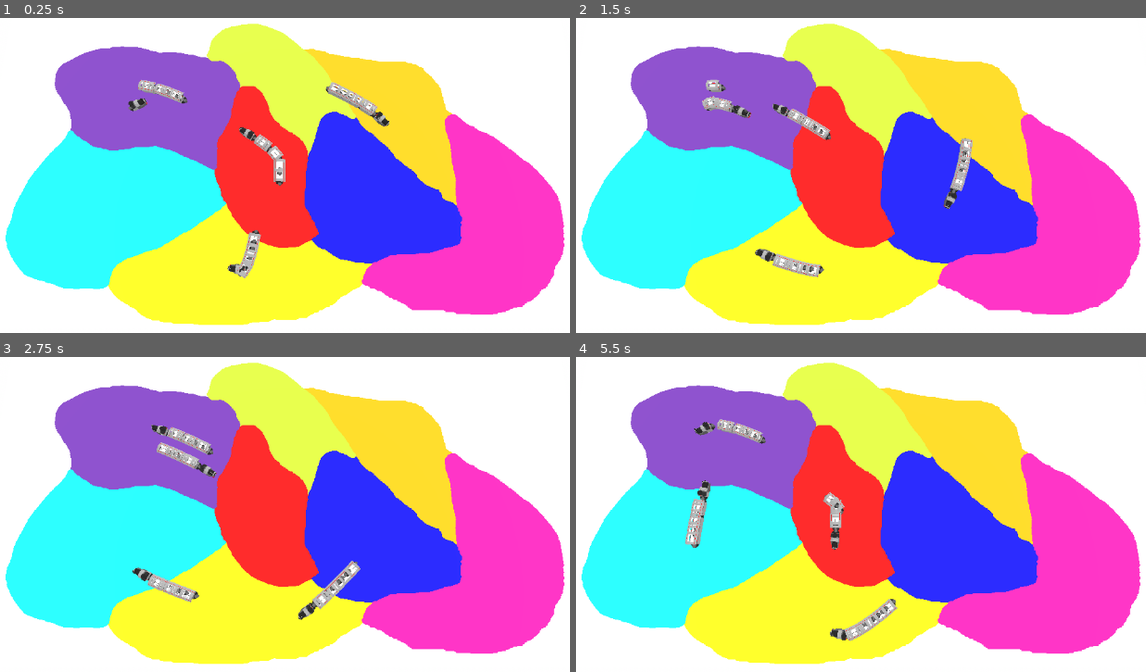
Above: before the commit, frames 1-4 (two rows, left to right).
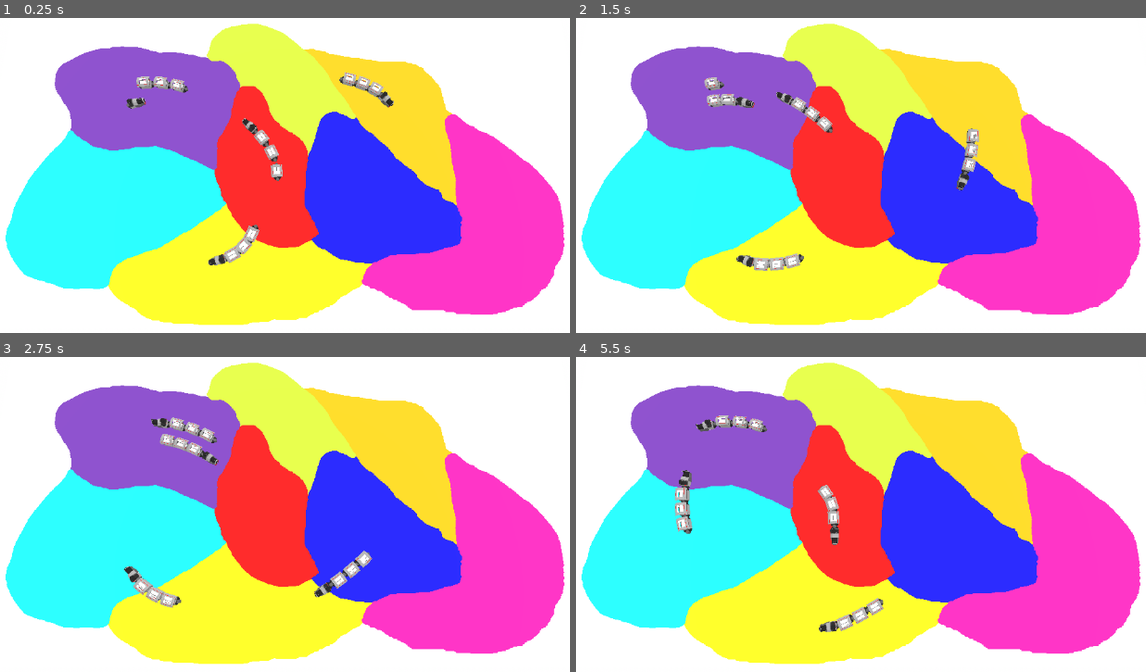
Above: after the commit, the same moments.

Repository: squirrelsoftcompany/LD54
Game: Godot game, scene res://_scenes/main.tscn
The game is run twice, just before and just after one commit, with the same random seed, the same clock (stepped at 60 frames per second) and the same inputs.
Inputs (mouse positions are in pixels of both pictures, inside the frame that each line leads up to):
- Up to frame 1 (0.25 s): no input
- Up to frame 2 (1.5 s): move the mouse to (1026, 153) at 0.52 s; move the mouse to (712, 194) at 1.27 s
- Up to frame 3 (2.75 s): move the mouse to (359, 423) at 2.02 s
- Up to frame 4 (5.5 s): move the mouse to (826, 596) at 2.77 s; move the mouse to (1083, 574) at 3.52 s; move the mouse to (638, 451) at 4.27 s; move the mouse to (900, 514) at 5.02 s

The runs differ from the first frame. In frame 1, 2.6% of the frame differs, in the area x 22-70%, y 17-83%; in frame 2, 2.5%; in frame 3, 2.7%; in frame 4, 2.8%, in the area x 17-57%, y 18-91%.

Commit message:
Main scene update with new railways scene and no more wagon (they are spawned)

Diff:
--- a/_scenes/main.tscn
+++ b/_scenes/main.tscn
@@ -2,8 +2,8 @@
 
 [ext_resource type="PackedScene" uid="uid://bo70n755f56k8" path="res://_scenes/nodes/train_followpath.tscn" id="1_4b0xy"]
 [ext_resource type="PackedScene" uid="uid://fmcwxwu4ql6q" path="res://_scenes/nodes/main_camera.tscn" id="1_71qib"]
-[ext_resource type="PackedScene" uid="uid://diyr61kdpr8fn" path="res://_scenes/nodes/wagon_followpath.tscn" id="2_l3b7c"]
 [ext_resource type="PackedScene" uid="uid://6jqwm3841tt1" path="res://_scenes/nodes/map_brut.tscn" id="2_thhpo"]
+[ext_resource type="PackedScene" uid="uid://bjlt2nukdye2a" path="res://_scenes/railways/railway.tscn" id="6_4sskq"]
 
 [sub_resource type="ProceduralSkyMaterial" id="ProceduralSkyMaterial_odkk1"]
 sky_top_color = Color(1, 1, 1, 1)
@@ -19,16 +19,18 @@
 sky = SubResource("Sky_c5wym")
 sdfgi_enabled = true
 
-[sub_resource type="Curve3D" id="Curve3D_fn3ir"]
+[sub_resource type="Curve3D" id="Curve3D_jxp5d"]
+resource_local_to_scene = true
 _data = {
-"points": PackedVector3Array(-11.7367, -2.45457, 9.10918, 11.737, 0, -9.109, -100, 0, -40, -0.367, 0, -7.787, 0.367, 0, 7.787, -9.952, 0, 4.11, 14.933, 0, -0.054, -14.933, 0, 0.054, -24.589, 0, 73.06, 3.865, 0, 9.486, -3.865, 0, -9.486, -107.09, 0, 40.259, -0.08, 0, 0.495, 0.0800018, 0.136276, -0.494934, -100, 0, -40),
+"points": PackedVector3Array(-35.5695, 0, 10.9988, 35.5695, 0, -10.9988, -100.089, 0, -41.8023, -1.76565, 0, -21.1282, 1.76565, 0, 21.1282, -11.6503, 0, 7.98209, 34.7381, 0, -7.5825, -34.7381, 0, 7.5825, -40.837, 0, 68.0587, 10.5703, 0, 22.5458, -10.5703, 0, -22.5458, -109.437, 0, 31.1261, -23.0052, 0, 9.0089, 23.0052, 0, -9.0089, -100.063, 0, -41.6868),
 "tilts": PackedFloat32Array(0, 0, 0, 0, 0)
 }
 point_count = 5
 
-[sub_resource type="Curve3D" id="Curve3D_hpey0"]
+[sub_resource type="Curve3D" id="Curve3D_m0oih"]
+resource_local_to_scene = true
 _data = {
-"points": PackedVector3Array(-14.2494, -0.299683, 12.4061, 14.249, 0, -12.406, -108.508, 0, -51.89, -23.237, 0, -3.04, 23.237, 0, 3.04, -5.015, 0, -64.178, -5.419, 0, -12.97, 5.419, 0, 12.97, 70.05, 0, -23.286, 7.206, 0, -9.499, -7.206, 0, 9.499, 55.552, 0, 34.786, 17.037, 0, 3.407, -17.0371, 0.615982, -3.40698, -13.156, 0, 86.928),
+"points": PackedVector3Array(-6.75703, 0, 6.85496, 6.75703, 0, -6.85496, -108.904, 0, -50.5885, -27.6809, 0, -1.35723, 27.6809, 0, 1.35723, -7.33251, 0, -64.0767, -14.8928, 0, -16.0456, 14.8928, 0, 16.0456, 68.4846, 0, -43.8429, 12.7895, 0, -18.3001, -12.7895, 0, 18.3001, 59.5556, 0, 32.3778, 16.4024, 0, -2.57542, -16.4024, 0, 2.57542, -17.7616, 0, 82.9524),
 "tilts": PackedFloat32Array(0, 0, 0, 0, 0)
 }
 point_count = 5
@@ -51,87 +53,28 @@
 [node name="Map" parent="." instance=ExtResource("2_thhpo")]
 transform = Transform3D(380, 0, 0, 0, 1, 0, 0, 0, 200, 0, 0, 0)
 
-[node name="Ralways1" type="Path3D" parent="."]
-curve = SubResource("Curve3D_fn3ir")
+[node name="railway" parent="." instance=ExtResource("6_4sskq")]
+curve = SubResource("Curve3D_jxp5d")
 
-[node name="Train" parent="Ralways1" instance=ExtResource("1_4b0xy")]
-transform = Transform3D(0.613111, 0, -0.789997, 0, 1, 0, 0.789997, 0, 0.613111, -100, 0, -40)
+[node name="Train" parent="railway" instance=ExtResource("1_4b0xy")]
+transform = Transform3D(0.295419, 0, -0.955368, 0, 1, 0, 0.955368, 0, 0.295419, -100.089, 0, -41.8023)
 ping_pong = true
 
-[node name="Wagon" parent="Ralways1" node_paths=PackedStringArray("train") instance=ExtResource("2_l3b7c")]
-transform = Transform3D(0.613111, 0, -0.789997, 0, 1, 0, 0.789997, 0, 0.613111, -100, 0, -40)
-train = NodePath("../Train")
-
-[node name="Wagon2" parent="Ralways1" node_paths=PackedStringArray("train") instance=ExtResource("2_l3b7c")]
-transform = Transform3D(0.613111, 0, -0.789997, 0, 1, 0, 0.789997, 0, 0.613111, -100, 0, -40)
-train = NodePath("../Train")
-offset = 24.0
-
-[node name="Train2" parent="Ralways1" instance=ExtResource("1_4b0xy")]
-transform = Transform3D(-0.573465, 0, -0.81923, 0, 1, 0, 0.81923, 0, -0.573465, -21.6976, 0, -6.77194)
-progress = 86.8448
+[node name="Train2" parent="railway" instance=ExtResource("1_4b0xy")]
+transform = Transform3D(-0.745822, 0, -0.666145, 0, 1, 0, 0.666145, 0, -0.745822, -22.1787, 0, -11.3608)
+progress = 87.5867
 ping_pong = true
 backward = true
 
-[node name="Wagon3" parent="Ralways1" node_paths=PackedStringArray("train") instance=ExtResource("2_l3b7c")]
-transform = Transform3D(0.613111, 0, -0.789997, 0, 1, 0, 0.789997, 0, 0.613111, -100, 0, -40)
-train = NodePath("../Train2")
+[node name="Train3" parent="railway" instance=ExtResource("1_4b0xy")]
+transform = Transform3D(-0.405707, 0, 0.914003, 0, 1, 0, -0.914003, 0, -0.405707, -31.3229, 0, 65.0128)
+progress = 175.173
 
-[node name="Wagon4" parent="Ralways1" node_paths=PackedStringArray("train") instance=ExtResource("2_l3b7c")]
-transform = Transform3D(0.613111, 0, -0.789997, 0, 1, 0, 0.789997, 0, 0.613111, -100, 0, -40)
-train = NodePath("../Train2")
-offset = 24.0
+[node name="railway2" parent="." instance=ExtResource("6_4sskq")]
+curve = SubResource("Curve3D_m0oih")
 
-[node name="Train3" parent="Ralways1" instance=ExtResource("1_4b0xy")]
-transform = Transform3D(-0.512923, 0, 0.858435, 0, 1, 0, -0.858435, 0, -0.512923, -21.7673, 0, 72.2518)
-progress = 173.69
-
-[node name="Wagon5" parent="Ralways1" node_paths=PackedStringArray("train") instance=ExtResource("2_l3b7c")]
-transform = Transform3D(0.613111, 0, -0.789997, 0, 1, 0, 0.789997, 0, 0.613111, -100, 0, -40)
-train = NodePath("../Train3")
-
-[node name="Wagon6" parent="Ralways1" node_paths=PackedStringArray("train") instance=ExtResource("2_l3b7c")]
-transform = Transform3D(0.613111, 0, -0.789997, 0, 1, 0, 0.789997, 0, 0.613111, -100, 0, -40)
-train = NodePath("../Train3")
-offset = 24.0
-
-[node name="Train4" parent="Ralways1" instance=ExtResource("1_4b0xy")]
-transform = Transform3D(0.581327, 0, 0.81367, 0, 1, 0, -0.81367, 0, 0.581327, -102.898, 0, 44.5016)
-visible = false
-progress = 260.534
-speed = 40.0
-zero_to_max_time = 0.0
-pause_at_end = 0.0
-backward = true
-
-[node name="Wagon7" parent="Ralways1" node_paths=PackedStringArray("train") instance=ExtResource("2_l3b7c")]
-transform = Transform3D(0.613111, 0, -0.789997, 0, 1, 0, 0.789997, 0, 0.613111, -100, 0, -40)
-train = NodePath("../Train4")
-
-[node name="Wagon8" parent="Ralways1" node_paths=PackedStringArray("train") instance=ExtResource("2_l3b7c")]
-transform = Transform3D(0.613111, 0, -0.789997, 0, 1, 0, 0.789997, 0, 0.613111, -100, 0, -40)
-train = NodePath("../Train4")
-offset = 24.0
-
-[node name="Ralways2" type="Path3D" parent="."]
-curve = SubResource("Curve3D_hpey0")
-
-[node name="Train" parent="Ralways2" instance=ExtResource("1_4b0xy")]
-transform = Transform3D(-0.565823, 0, -0.824527, 0, 1, 0, 0.824527, 0, -0.565823, 54.5763, 0, -38.1411)
+[node name="Train" parent="railway2" instance=ExtResource("1_4b0xy")]
+transform = Transform3D(-0.490319, 0, -0.871543, 0, 1, 0, 0.871543, 0, -0.490319, 58.7826, 0, -51.3004)
 progress = 171.023
 speed = 50.0
 ping_pong = true
-
-[node name="Wagon" parent="Ralways2" node_paths=PackedStringArray("train") instance=ExtResource("2_l3b7c")]
-transform = Transform3D(0.613111, 0, -0.789997, 0, 1, 0, 0.789997, 0, 0.613111, -100, 0, -40)
-train = NodePath("../Train")
-
-[node name="Wagon2" parent="Ralways2" node_paths=PackedStringArray("train") instance=ExtResource("2_l3b7c")]
-transform = Transform3D(0.613111, 0, -0.789997, 0, 1, 0, 0.789997, 0, 0.613111, -100, 0, -40)
-train = NodePath("../Train")
-offset = 24.0
-
-[node name="Wagon3" parent="Ralways2" node_paths=PackedStringArray("train") instance=ExtResource("2_l3b7c")]
-transform = Transform3D(0.656648, 0, -0.754198, 0, 1, 0, 0.754198, 0, 0.656648, -108.508, 0, -51.89)
-train = NodePath("../Train")
-offset = 36.0
